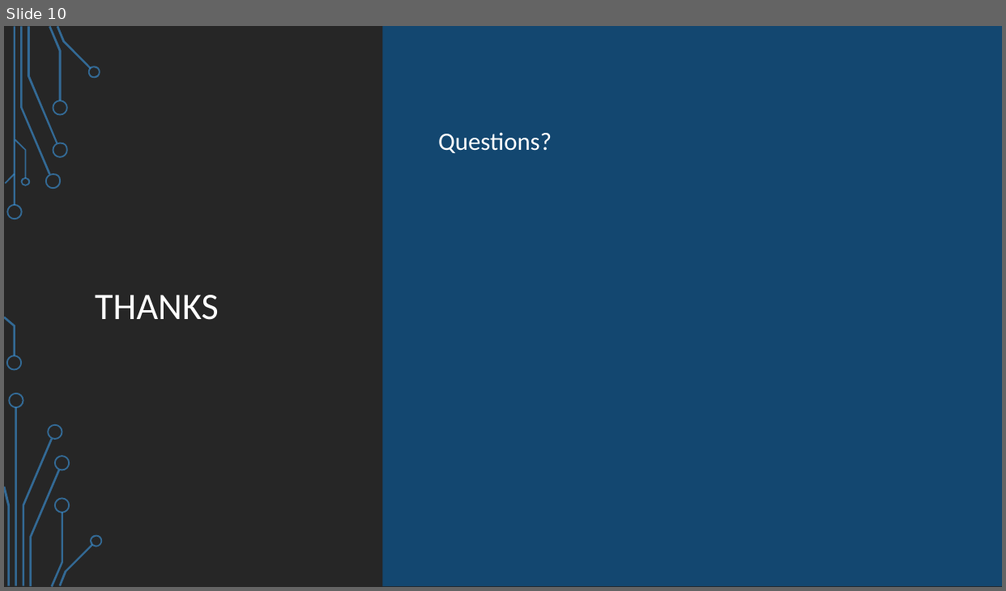
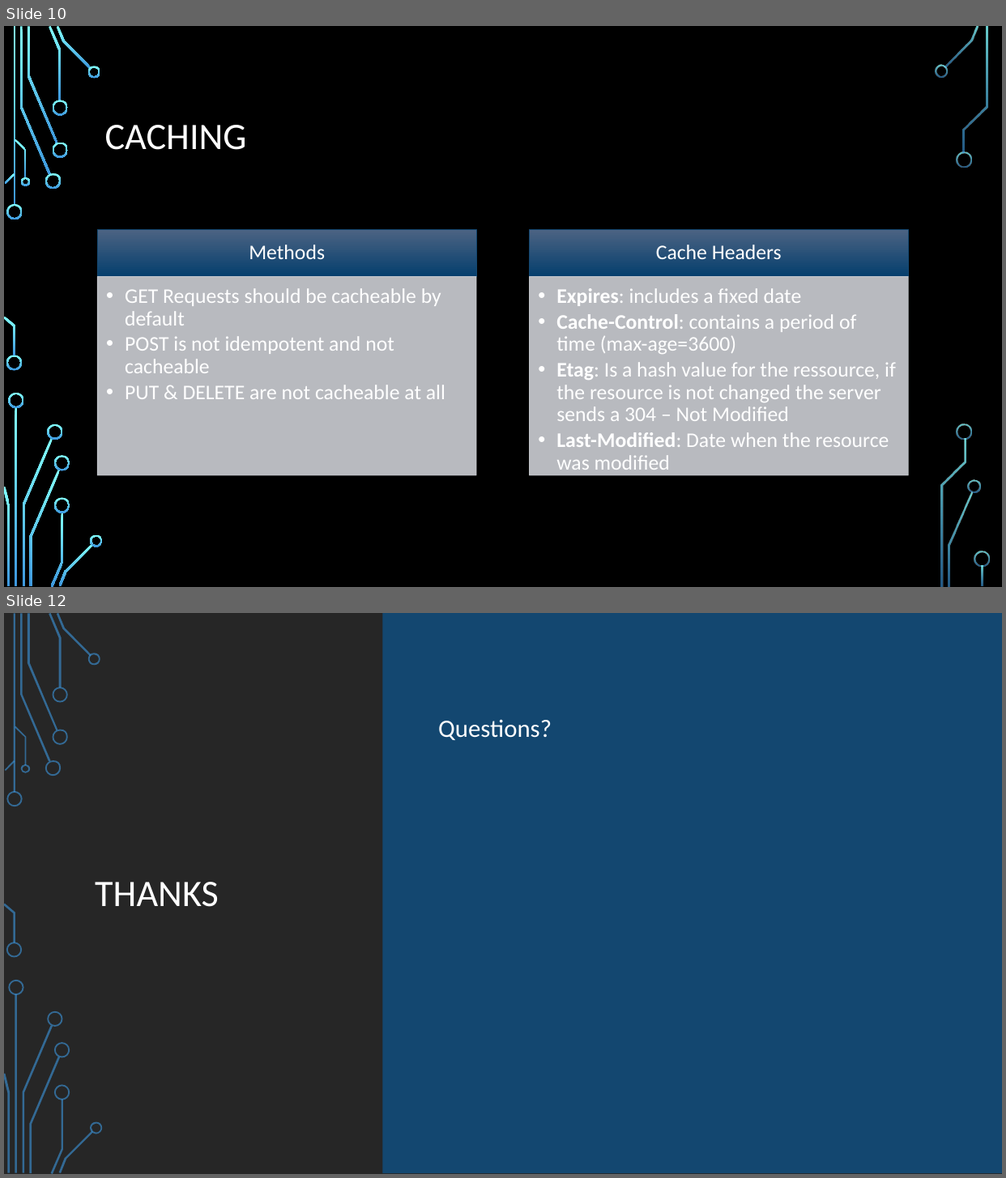
Before and after one commit to ollio/rest-quarkus-learning, a slide deck: docs/REST-presentation.pptx. Shown one above the other, each under a label of ours: slide 10 before the commit, slides 10 and 12 after it; the slides between them are not shown. The pictures are 1006x591 and 1006x1178 pixels, drawn with LibreOffice and Linux fonts; fonts in the diff are those of the drawing; background and template pictures are left out. Boxes give left, top, right and bottom in pixels: in the first picture for what was removed or moved away, otherwise in the second. Text is boxed around its words. In the diff, an @@ line names an element or a change of style, - is before the commit and + after.

```diff
--- a/docs/REST-presentation.pptx
+++ b/docs/REST-presentation.pptx
@@ slide 10 added at [4,26,1002,587], background picture (left out); not listed: 17 template elements that a slide beside it also shows @@
@@ title added at [105,125,247,150], 36 pt, text #FFFFFF @@
+CACHING
@@ group added at [98,229,908,476]: 4 rectangles, 4 texts @@
+Methods
+  • GET Requests should be cacheable by default
+  • POST is not idempotent and not cacheable
+  • PUT & DELETE are not cacheable at all
+Cache Headers
+  • Expires: includes a fixed date
+  • Cache-Control: contains a period of time (max-age=3600)
+  • Etag: Is a hash value for the ressource, if the resource is not changed the server sends a 304 – Not Modified
+  • Last-Modified: Date when the resource was modified
@@ group added at [6,65,990,586]: 19 freeform shapes @@
@@ what was slide 10 is now slide 12 @@
```
Also in this commit, not shown: 2 slides changed, 1 other slide added, 3 other files.
